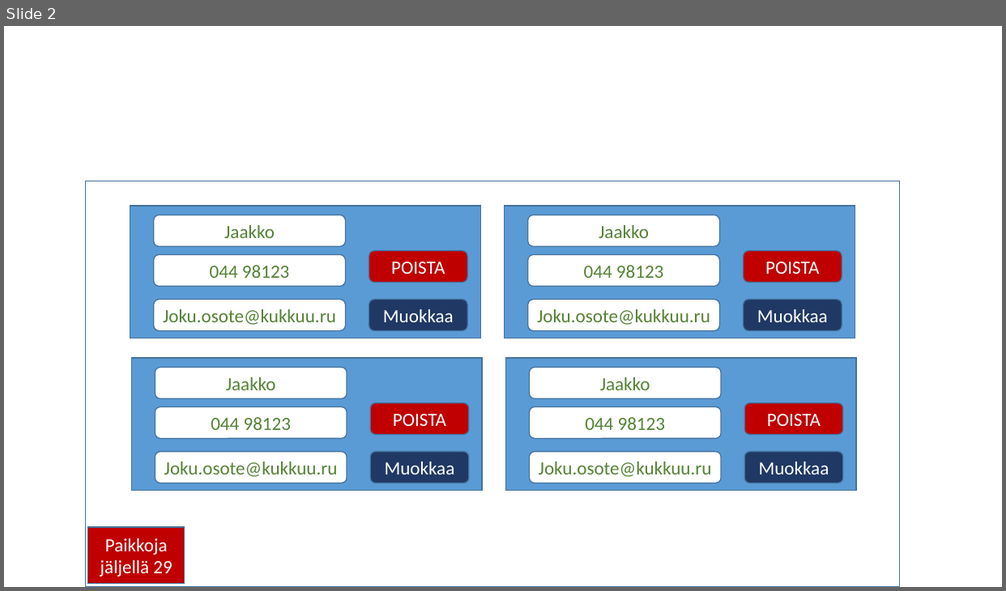
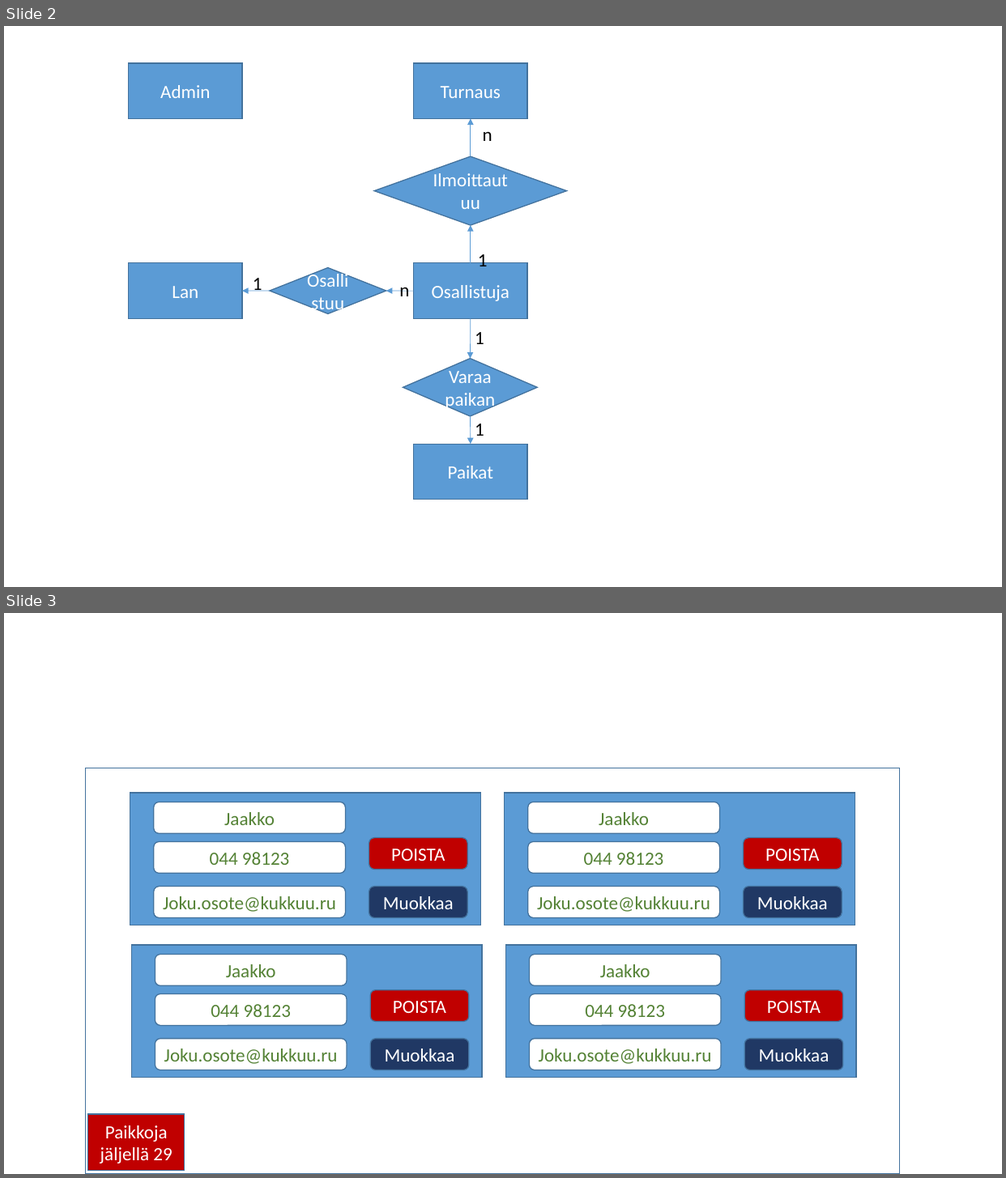
Before and after one commit to Hobitti/leenankurssi, a slide deck: Sivusuunitelma.pptx. Shown one above the other, each under a label of ours: slide 2 before the commit, slides 2 and 3 after it. The pictures are 1006x591 and 1006x1178 pixels, drawn with LibreOffice and Linux fonts; fonts in the diff are those of the drawing. Boxes give left, top, right and bottom in pixels: in the first picture for what was removed or moved away, otherwise in the second. Text is boxed around its words. In the diff, an @@ line names an element or a change of style, - is before the commit and + after.

```diff
--- a/Sivusuunitelma.pptx
+++ b/Sivusuunitelma.pptx
@@ slide 2 added at <box>4,26,1002,587</box>, background #FFFFFF @@
@@ rectangle added at <box>128,63,242,119</box>, fill #5B9BD5, outline #43739E 1 pt, 18 pt, text #FFFFFF @@
+Admin
@@ rectangle added at <box>414,63,527,119</box>, fill #5B9BD5, outline #43739E 1 pt, 18 pt, text #FFFFFF @@
+Turnaus
@@ arrow added from (471, 156) to (471, 119), #5B9BD5 0.5 pt @@
@@ text added at <box>483,131,492,141</box>, 18 pt, text #000000 @@
+n
@@ diamond added at <box>374,156,567,225</box>, fill #5B9BD5, outline #43739E 1 pt, 18 pt, text #FFFFFF @@
+Ilmoittautuu
@@ arrow added from (471, 263) to (471, 225), #5B9BD5 0.5 pt @@
@@ rectangle added at <box>128,263,242,318</box>, fill #5B9BD5, outline #43739E 1 pt, 18 pt, text #FFFFFF @@
+Lan
@@ diamond added at <box>270,268,386,314</box>, fill #5B9BD5, outline #43739E 1 pt, 18 pt, text #FFFFFF @@
+Osallistuu
@@ rectangle added at <box>414,263,527,318</box>, fill #5B9BD5, outline #43739E 1 pt, 18 pt, text #FFFFFF @@
+Osallistuja
@@ text added at <box>478,250,488,267</box>, 18 pt, text #000000 @@
+1
@@ arrow added from (270, 291) to (242, 291), #5B9BD5 0.5 pt @@
@@ text added at <box>253,278,262,292</box>, 18 pt, text #000000 @@
+1
@@ arrow added from (414, 291) to (386, 291), #5B9BD5 0.5 pt @@
@@ text added at <box>399,287,409,297</box>, 18 pt, text #000000 @@
+n
@@ arrow added from (471, 318) to (471, 358), #5B9BD5 0.5 pt @@
@@ text added at <box>475,332,484,344</box>, 18 pt, text #000000 @@
+1
@@ diamond added at <box>403,358,537,416</box>, fill #5B9BD5, outline #43739E 1 pt, 18 pt, text #FFFFFF @@
+Varaa paikan
@@ arrow added from (471, 416) to (471, 445), #5B9BD5 0.5 pt @@
@@ text added at <box>475,424,484,436</box>, 18 pt, text #000000 @@
+1
@@ rectangle added at <box>414,445,527,500</box>, fill #5B9BD5, outline #43739E 1 pt, 18 pt, text #FFFFFF @@
+Paikat
@@ what was slide 2 is now slide 3 @@
```
Also in this commit, not shown: 4 slides changed, 1 other slide added, 5 other files.
